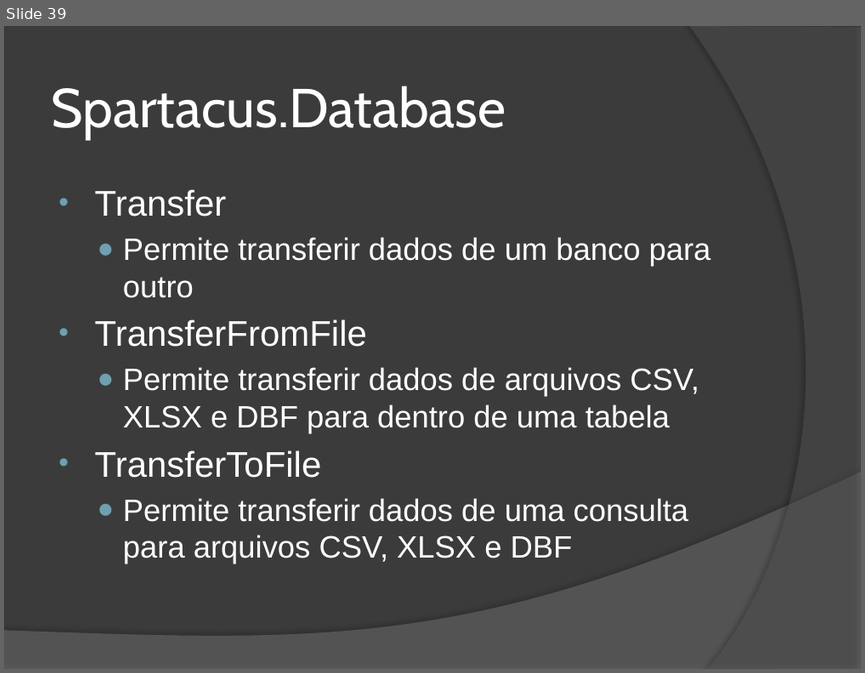
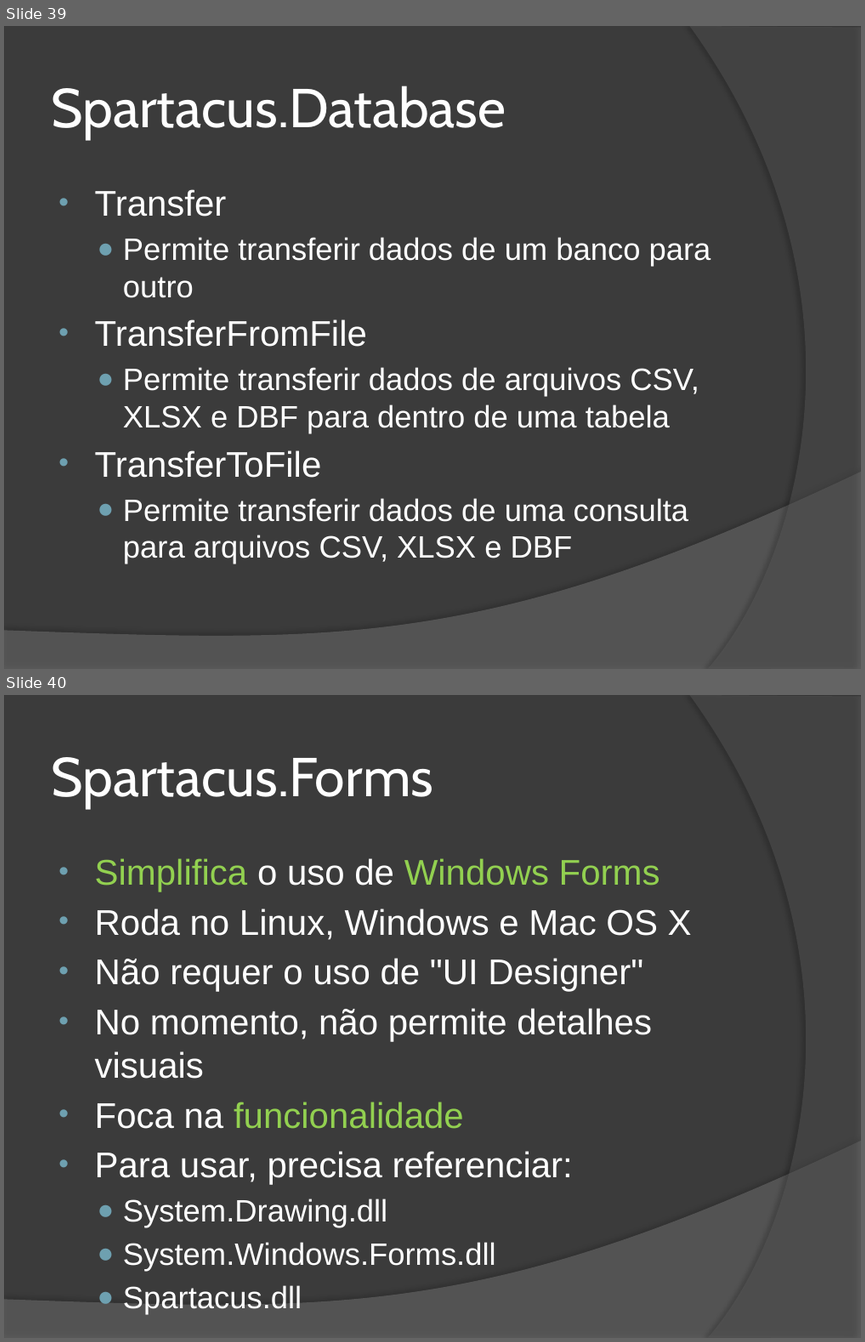
Before and after one commit to wind39/wind39.github.io, a slide deck: curso/modulo3capitulo4.pptx. Shown one above the other, each under a label of ours: slide 39 before the commit, slides 39 and 40 after it. The pictures are 865x673 and 865x1342 pixels, drawn with LibreOffice and Linux fonts; fonts in the diff are those of the drawing. Boxes give left, top, right and bottom in pixels: in the first picture for what was removed or moved away, otherwise in the second. Text is boxed around its words. In the diff, an @@ line names an element or a change of style, - is before the commit and + after.

```diff
--- a/curso/modulo3capitulo4.pptx
+++ b/curso/modulo3capitulo4.pptx
@@ slide 40 added at <box>4,695,861,1338</box>, background #3B3B3B; not listed: 2 template elements that a slide beside it also shows @@
@@ title added at <box>51,757,433,808</box>, 46 pt, text #FFFFFF @@
+Spartacus.Forms
@@ text added at <box>95,858,692,1271</box>, 30 pt, text #FFFFFF @@
+• Simplifica o uso de Windows Forms
+• Roda no Linux, Windows e Mac OS X
+• Não requer o uso de "UI Designer"
+• No momento, não permite detalhes visuais
+• Foca na funcionalidade
+• Para usar, precisa referenciar:
+  ● System.Drawing.dll
+  ● System.Windows.Forms.dll
+  ● Spartacus.dll
```
Also in this commit, not shown: 2 slides changed, 2 other slides added, 4 other files.
